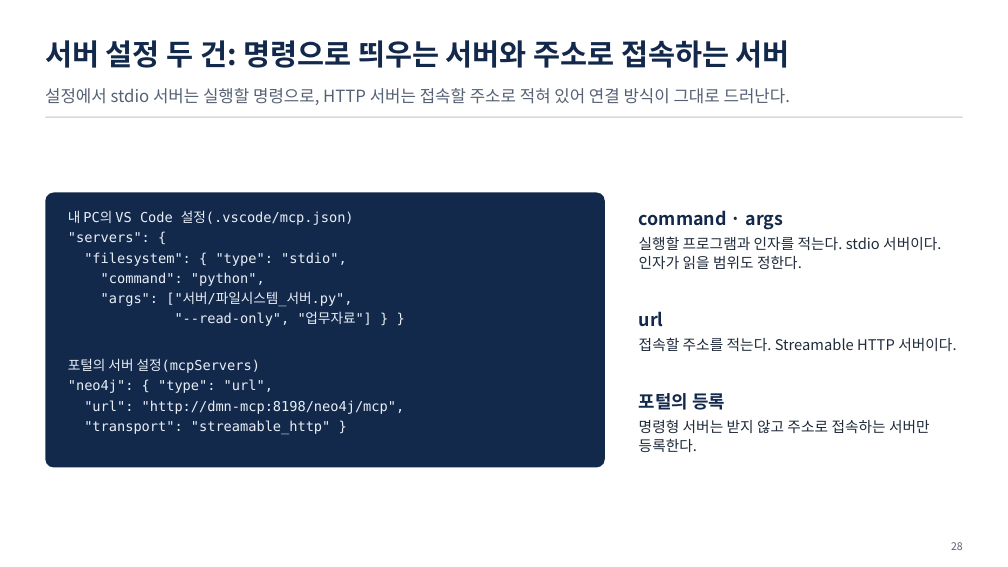
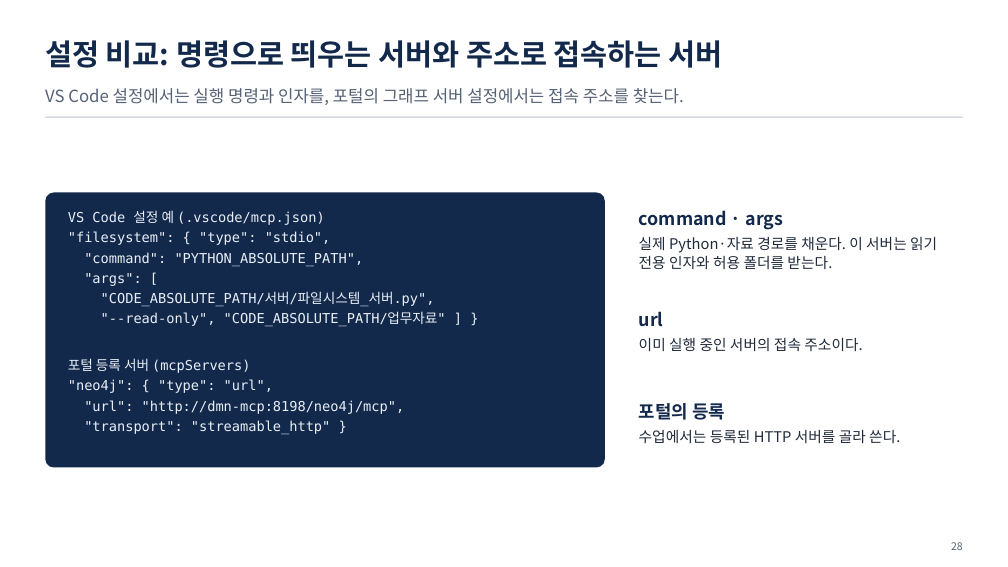
Before and after one commit to uengine-oss/hyd-iot-edu, a slide deck: slide 28 of workspace/강의제작/산출물/통합반/이론_오프라인/06회차/통합반_오프라인_06회차.pptx. Drawn at 1008x567 pixels with LibreOffice and Linux fonts; fonts in the diff are those of the drawing. Boxes give left, top, right and bottom in pixels: in the first picture for what was removed or moved away, otherwise in the second. Text is boxed around its words. In the diff, an @@ line names an element or a change of style, - is before the commit and + after.

Commit message:
통합반 현장 6회차 17~28장 MCP 도구 발견·입력 스키마·업무 응답과 stdio·HTTP 연결을 현장 화면·원본·노트로 검증한다

```diff
--- a/workspace/강의제작/산출물/통합반/이론_오프라인/06회차/통합반_오프라인_06회차.pptx
+++ b/workspace/강의제작/산출물/통합반/이론_오프라인/06회차/통합반_오프라인_06회차.pptx
@@ text at [45,40,723,68]: text changed @@
-서버 설정 두 건: 명령으로 띄우는 서버와 주소로 접속하는 서버
+설정 비교: 명령으로 띄우는 서버와 주소로 접속하는 서버
@@ text at [45,88,684,105]: text changed @@
-설정에서 stdio 서버는 실행할 명령으로, HTTP 서버는 접속할 주소로 적혀 있어 연결 방식이 그대로 드러난다.
+VS Code 설정에서는 실행 명령과 인자를, 포털의 그래프 서버 설정에서는 접속 주소를 찾는다.
@@ text at [68,210,325,225]: text changed @@
-내 PC의 VS Code 설정(.vscode/mcp.json)
-"servers": {
+VS Code 설정 예 (.vscode/mcp.json)
@@ text at [639,237,937,269]: text changed @@
-실행할 프로그램과 인자를 적는다. stdio 서버이다. 인자가 읽을 범위도 정한다.
+실제 Python·자료 경로를 채운다. 이 서버는 읽기 전용 인자와 허용 폴더를 받는다.
@@ text at [68,252,446,373]: text changed @@
-"command": "python",
-"args": ["서버/파일시스템_서버.py",
-"--read-only", "업무자료"] } }
-포털의 서버 설정(mcpServers)
+"command": "PYTHON_ABSOLUTE_PATH",
+"args": [
+"CODE_ABSOLUTE_PATH/서버/파일시스템_서버.py",
+"--read-only", "CODE_ABSOLUTE_PATH/업무자료" ] }
+포털 등록 서버 (mcpServers)
@@ text at [639,338,862,351]: text changed @@
-접속할 주소를 적는다. Streamable HTTP 서버이다.
+이미 실행 중인 서버의 접속 주소이다.
@@ text at [639,430,900,443]: text changed @@
-명령형 서버는 받지 않고 주소로 접속하는 서버만 등록한다.
+수업에서는 등록된 HTTP 서버를 골라 쓴다.
```
Also in this commit, not shown: 11 other slides changed, 10 other files.
